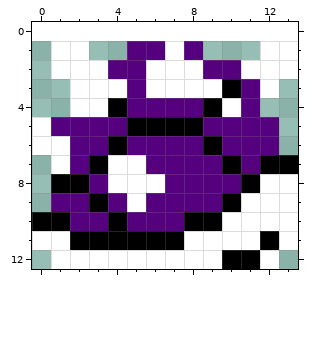
Edited in one commit: pixel-art sprite (images/items/carapacenoire.png). The first picture shows the starting point.
The file is 14x12 pixels. The old version is drawn lined up with the new one, on the new canvas.
New version:
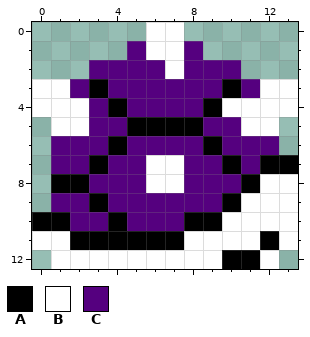
Palette (. is transparent): A #000000  B #ffffff  C #55007f
Changes in this commit:
canvas 14x12 -> 14x13, the old top-left corner now at 0,1
y 0: x 6..7 .. -> BB
y 1: x 1..2 BB -> ..; x 6 C -> B; x 12..13 BB -> ..
y 2: x 1..3 BBB -> ..C; x 6 B -> C; x 8 B -> C; x 11..13 BBB -> ...
y 3: x 0..4 ..BBB -> BBCAC; x 6..9 BBBB -> CCCC; x 13 . -> B
y 4: x 0..1 .. -> BB; x 3 B -> C; x 11..13 C.. -> BBB
y 5: x 0..2 BCC -> .BB; x 11..12 CC -> BB
y 6: x 0..1 BB -> .C
y 7: x 1 B -> C; x 4..7 BBCC -> CCBB
y 8: x 4..5 BB -> CC; x 7 C -> B
y 9: x 5 B -> C
